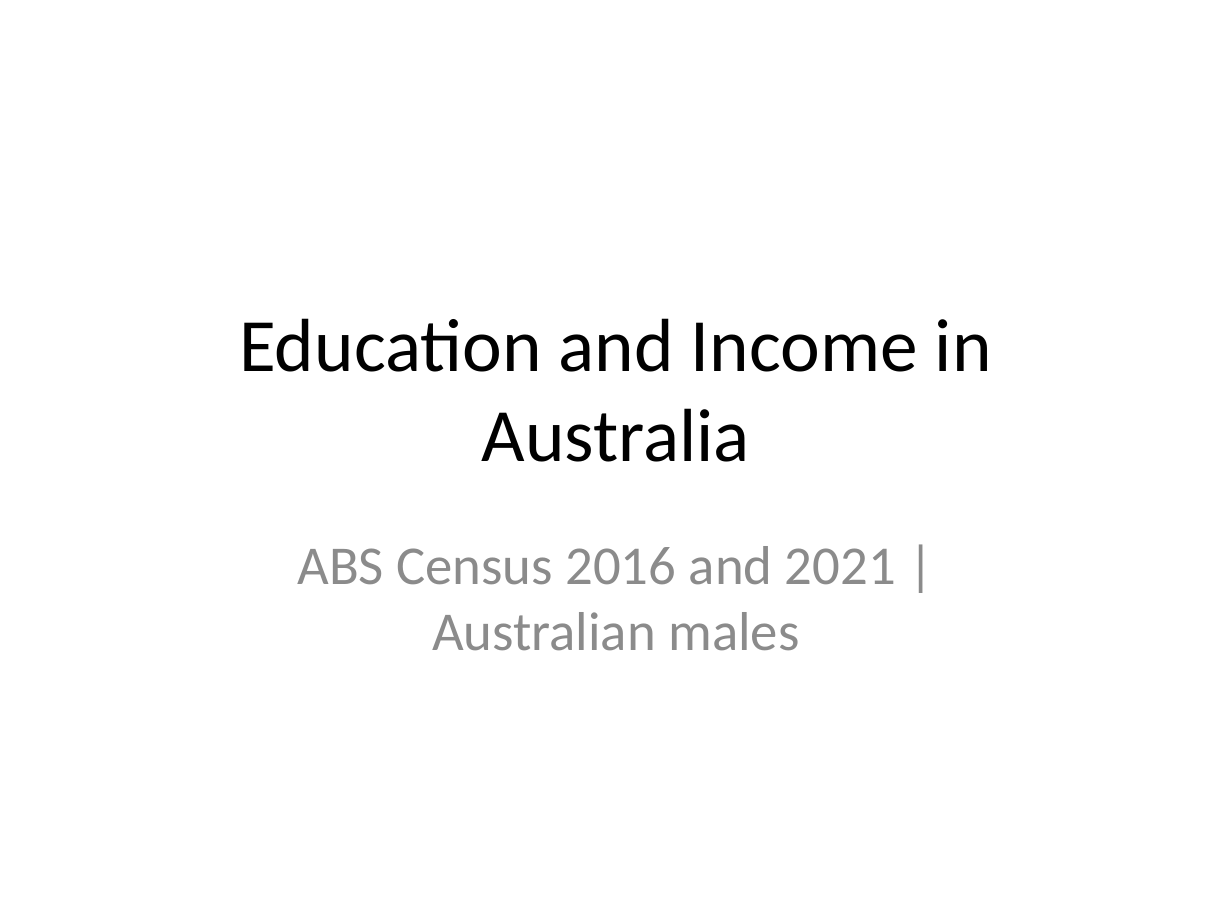
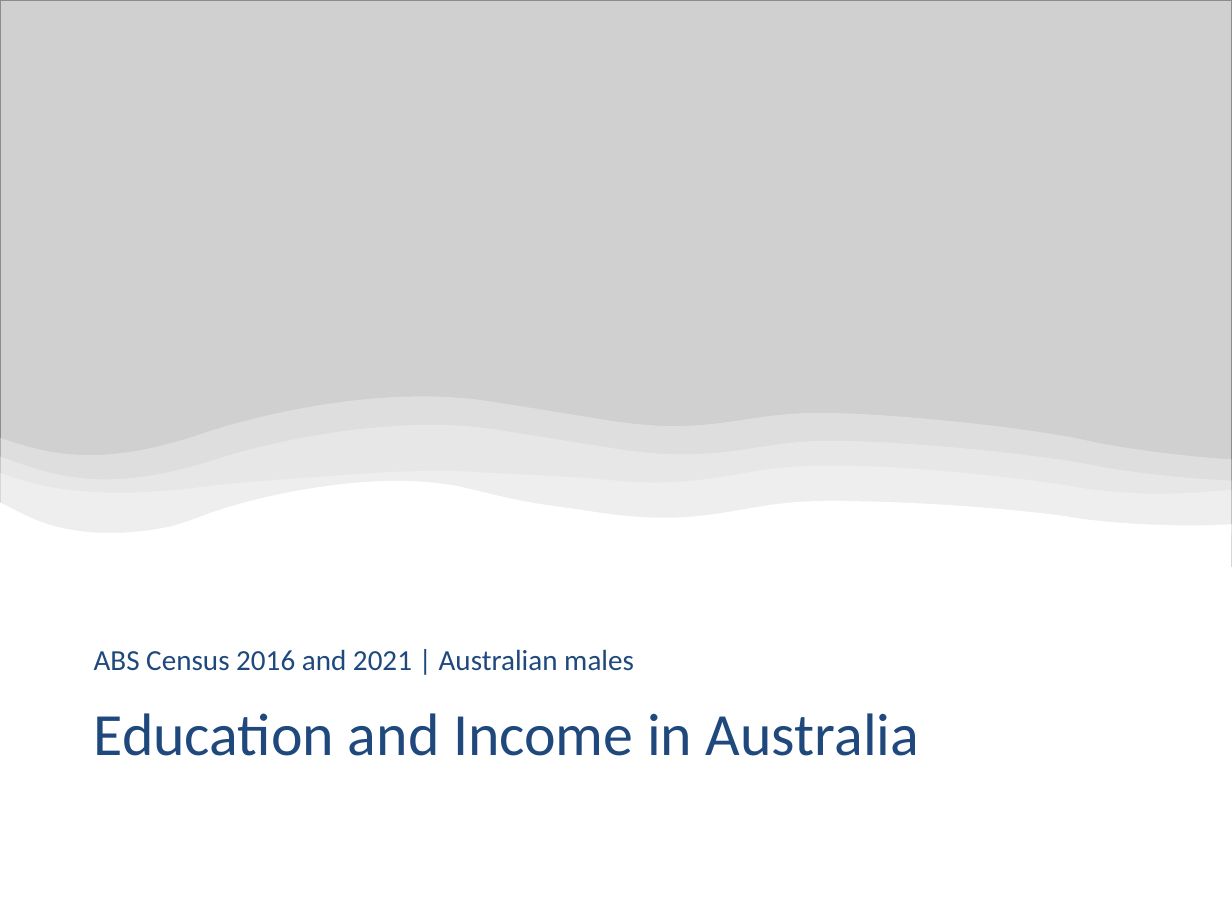
Before and after one commit to glew0008/ecc3479-project, a slide deck: slide 1 of slides/Education_and_Income_Presentation_cleaned.pptx. Drawn at 1232x924 pixels with LibreOffice and Linux fonts; fonts in the diff are those of the drawing; grey boxes stand for pictures. Boxes give left, top, right and bottom in pixels: in the first picture for what was removed or moved away, otherwise in the second. Text is boxed around its words. In the diff, an @@ line names an element or a change of style, - is before the commit and + after.

```diff
--- a/slides/Education_and_Income_Presentation_cleaned.pptx
+++ b/slides/Education_and_Income_Presentation_cleaned.pptx
@@ picture added at <box>0,0,1232,565</box> @@
@@ group added at <box>0,397,1232,642</box>: 4 freeform shapes @@
@@ subtitle "ABS Census 2016 and 2021 ...": place and size @@
-subtitle "ABS Census 2016 and 2021 ..." at <box>297,546,896,651</box>
+subtitle "ABS Census 2016 and 2021 ..." at <box>94,649,634,671</box>
@@ subtitle "ABS Census 2016 and 2021 ..." at <box>94,649,634,671</box>: size 32 to 17 pt, text colour #8C8C8C to #1F497D; alignment centre to left; less space between paragraphs; vertical alignment top to bottom @@
@@ title "Education and Income in Australia": place and size @@
-title "Education and Income in Australia" at <box>239,318,992,462</box>
+title "Education and Income in Australia" at <box>94,713,919,756</box>
@@ title "Education and Income in Australia" at <box>94,713,919,756</box>: size 44 to 35 pt, text colour #000000 to #1F497D; alignment centre to left; vertical alignment middle to top @@
```
Also in this commit, not shown: 7 other slides changed, 1 slide added, 3 slides removed.
